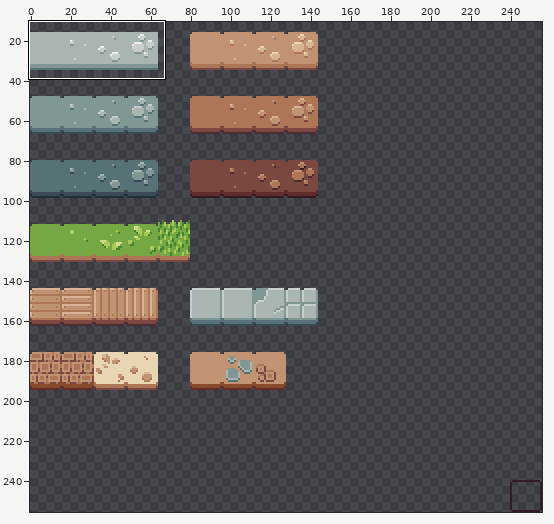
A sprite sheet gets an edit: static/images/world/tiles.png. Above: a wide view before the commit, with the close-up outlined.
Close-up. The starting point:
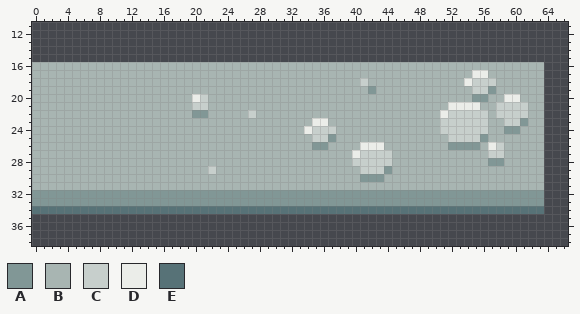
The file is 256x256 pixels. Shown: x 0..66, y 11..38. The wide view leaves out empty margins.
Palette (. is transparent): A #819796  B #a8b5b2  C #c7cfcc  D #ebede9  E #577277
Pixels before, first column x 0:
16 BBBBBBBBBBBBBBBBBBBBBBBBBBBBBBBBBBBBBBBBBBBBBBBBBBBBBBBBBBBBBBBB
17 BBBBBBBBBBBBBBBBBBBBBBBBBBBBBBBBBBBBBBBBBBBBBBBBBBBBBBBDDBBBBBBB
18 BBBBBBBBBBBBBBBBBBBBBBBBBBBBBBBBBBBBBBBBBCBBBBBBBBBBBBDCCCBBBBBB
19 BBBBBBBBBBBBBBBBBBBBBBBBBBBBBBBBBBBBBBBBBBABBBBBBBBBBBBCCABBBBBB
20 BBBBBBBBBBBBBBBBBBBBDCBBBBBBBBBBBBBBBBBBBBBBBBBBBBBBBBBAABBDDBBB
21 BBBBBBBBBBBBBBBBBBBBCCBBBBBBBBBBBBBBBBBBBBBBBBBBBBBBDDDDBBCCCCBB
22 BBBBBBBBBBBBBBBBBBBBAABBBBBCBBBBBBBBBBBBBBBBBBBBBBBDCCCCCBCCCCBB
23 BBBBBBBBBBBBBBBBBBBBBBBBBBBBBBBBBBBDDBBBBBBBBBBBBBBCCCCCCBBCCABB
24 BBBBBBBBBBBBBBBBBBBBBBBBBBBBBBBBBBDCCCBBBBBBBBBBBBBCCCCCCBBAABBB
25 BBBBBBBBBBBBBBBBBBBBBBBBBBBBBBBBBBBCCABBBBBBBBBBBBBBCCCCABBBBBBB
26 BBBBBBBBBBBBBBBBBBBBBBBBBBBBBBBBBBBAABBBBDDDBBBBBBBBAAAABDCBBBBB
27 BBBBBBBBBBBBBBBBBBBBBBBBBBBBBBBBBBBBBBBBDCCCCBBBBBBBBBBBBCCBBBBB
28 BBBBBBBBBBBBBBBBBBBBBBBBBBBBBBBBBBBBBBBBCCCCCBBBBBBBBBBBBAABBBBB
29 BBBBBBBBBBBBBBBBBBBBBBCBBBBBBBBBBBBBBBBBBCCCABBBBBBBBBBBBBBBBBBB
30 BBBBBBBBBBBBBBBBBBBBBBBBBBBBBBBBBBBBBBBBBAAABBBBBBBBBBBBBBBBBBBB
31 BBBBBBBBBBBBBBBBBBBBBBBBBBBBBBBBBBBBBBBBBBBBBBBBBBBBBBBBBBBBBBBB
32 AAAAAAAAAAAAAAAAAAAAAAAAAAAAAAAAAAAAAAAAAAAAAAAAAAAAAAAAAAAAAAAA
33 AAAAAAAAAAAAAAAAAAAAAAAAAAAAAAAAAAAAAAAAAAAAAAAAAAAAAAAAAAAAAAAA
34 EEEEEEEEEEEEEEEEEEEEEEEEEEEEEEEEEEEEEEEEEEEEEEEEEEEEEEEEEEEEEEEE
New version:
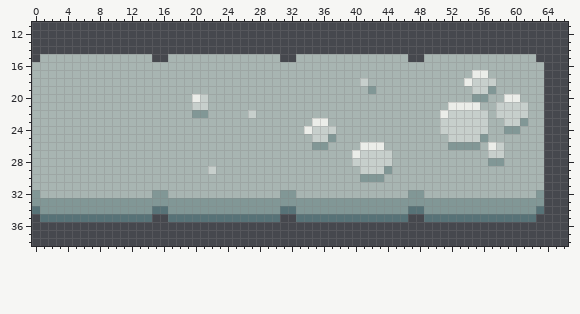
Commit: Adapt parsing to irregular maps
The exact change:
{"y":15,"x":1,"old":"..............","new":"BBBBBBBBBBBBBB"}
{"y":15,"x":17,"old":"..............","new":"BBBBBBBBBBBBBB"}
{"y":15,"x":33,"old":"..............","new":"BBBBBBBBBBBBBB"}
{"y":15,"x":49,"old":"..............","new":"BBBBBBBBBBBBBB"}
{"y":32,"x":1,"old":"AAAAAAAAAAAAAA","new":"BBBBBBBBBBBBBB"}
{"y":32,"x":17,"old":"AAAAAAAAAAAAAA","new":"BBBBBBBBBBBBBB"}
{"y":32,"x":33,"old":"AAAAAAAAAAAAAA","new":"BBBBBBBBBBBBBB"}
{"y":32,"x":49,"old":"AAAAAAAAAAAAAA","new":"BBBBBBBBBBBBBB"}
{"y":34,"x":1,"old":"EEEEEEEEEEEEEE","new":"AAAAAAAAAAAAAA"}
{"y":34,"x":17,"old":"EEEEEEEEEEEEEE","new":"AAAAAAAAAAAAAA"}
{"y":34,"x":33,"old":"EEEEEEEEEEEEEE","new":"AAAAAAAAAAAAAA"}
{"y":34,"x":49,"old":"EEEEEEEEEEEEEE","new":"AAAAAAAAAAAAAA"}
{"y":35,"x":1,"old":"..............","new":"EEEEEEEEEEEEEE"}
{"y":35,"x":17,"old":"..............","new":"EEEEEEEEEEEEEE"}
{"y":35,"x":33,"old":"..............","new":"EEEEEEEEEEEEEE"}
{"y":35,"x":49,"old":"..............","new":"EEEEEEEEEEEEEE"}
{"label":"added","picture_box":[40,54,536,62]}
{"label":"changed","picture_box":[40,190,536,222]}
